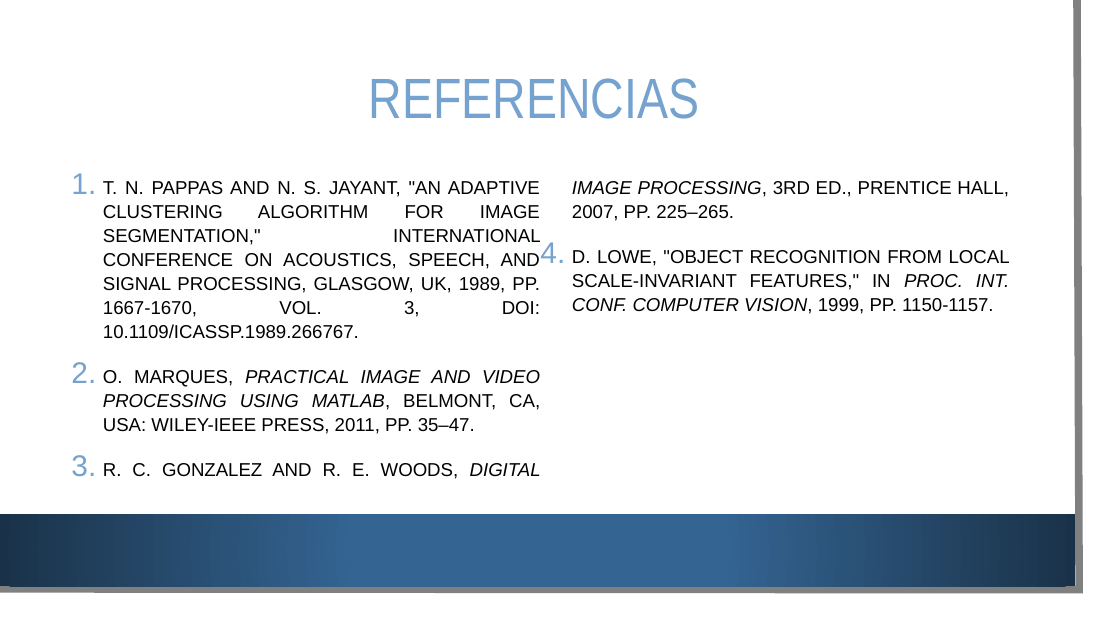
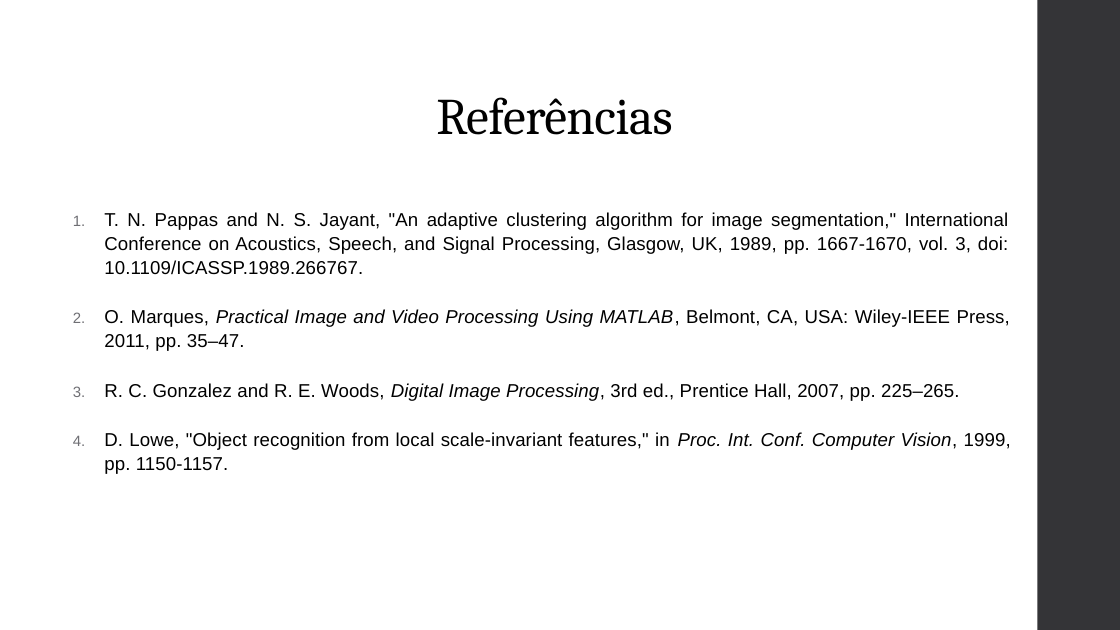
Before and after one commit to mateusmoraes99/MateusBarbara_FinalProject_AA_RR_2024, a slide deck: slide 14 of relatorio e slide/apresentacao.pptx (slide 11 before the commit). Drawn at 1120x630 pixels with LibreOffice and Linux fonts; fonts in the diff are those of the drawing; background and template pictures are left out. Boxes give left, top, right and bottom in pixels: in the first picture for what was removed or moved away, otherwise in the second. Text is boxed around its words. In the diff, an @@ line names an element or a change of style, - is before the commit and + after.

```diff
--- a/relatorio e slide/apresentacao.pptx
+++ b/relatorio e slide/apresentacao.pptx
@@ rectangle removed at [0,0,1101,611] @@
@@ freeform shape removed at [0,0,1080,590] @@
@@ rectangle added at [1038,0,1120,630], fill #353537 @@
@@ title removed at [369,78,699,119] @@
-REFERENCIAS
@@ text added at [436,97,672,135], 44 pt, text #000000 @@
+Referências
@@ text "T. N. Pappas and N. ..." at [104,212,1011,474]: vertical alignment middle to top; columns 2 to 1 @@
@@ text at [104,212,1011,474]: text changed @@
-1. T. N. PAPPAS AND N. S. JAYANT, "AN ADAPTIVE CLUSTERING ALGORITHM FOR IMAGE SEGMENTATION," INTERNATIONAL CONFERENCE ON ACOUSTICS, SPEECH, AND SIGNAL PROCESSING, GLASGOW, UK, 1989, PP. 1667-1670, VOL. 3, DOI: 10.1109/ICASSP.1989.266767.
-2. O. MARQUES, PRACTICAL IMAGE AND VIDEO PROCESSING USING MATLAB, BELMONT, CA, USA: WILEY-IEEE PRESS, 2011, PP. 35–47.
-3. R. C. GONZALEZ AND R. E. WOODS, DIGITAL IMAGE PROCESSING, 3RD ED., PRENTICE HALL, 2007, PP. 225–265.
-4. D. LOWE, "OBJECT RECOGNITION FROM LOCAL SCALE-INVARIANT FEATURES," IN PROC. INT. CONF. COMPUTER VISION, 1999, PP. 1150-1157.
+1. T. N. Pappas and N. S. Jayant, "An adaptive clustering algorithm for image segmentation," International Conference on Acoustics, Speech, and Signal Processing, Glasgow, UK, 1989, pp. 1667-1670, vol. 3, doi: 10.1109/ICASSP.1989.266767.
+2. O. Marques, Practical Image and Video Processing Using MATLAB, Belmont, CA, USA: Wiley-IEEE Press, 2011, pp. 35–47.
+3. R. C. Gonzalez and R. E. Woods, Digital Image Processing, 3rd ed., Prentice Hall, 2007, pp. 225–265.
+4. D. Lowe, "Object recognition from local scale-invariant features," in Proc. Int. Conf. Computer Vision, 1999, pp. 1150-1157.
@@ rectangle removed at [0,514,1075,586] @@
```
Also in this commit, not shown: 8 other slides changed, 5 slides added, 2 slides removed.
